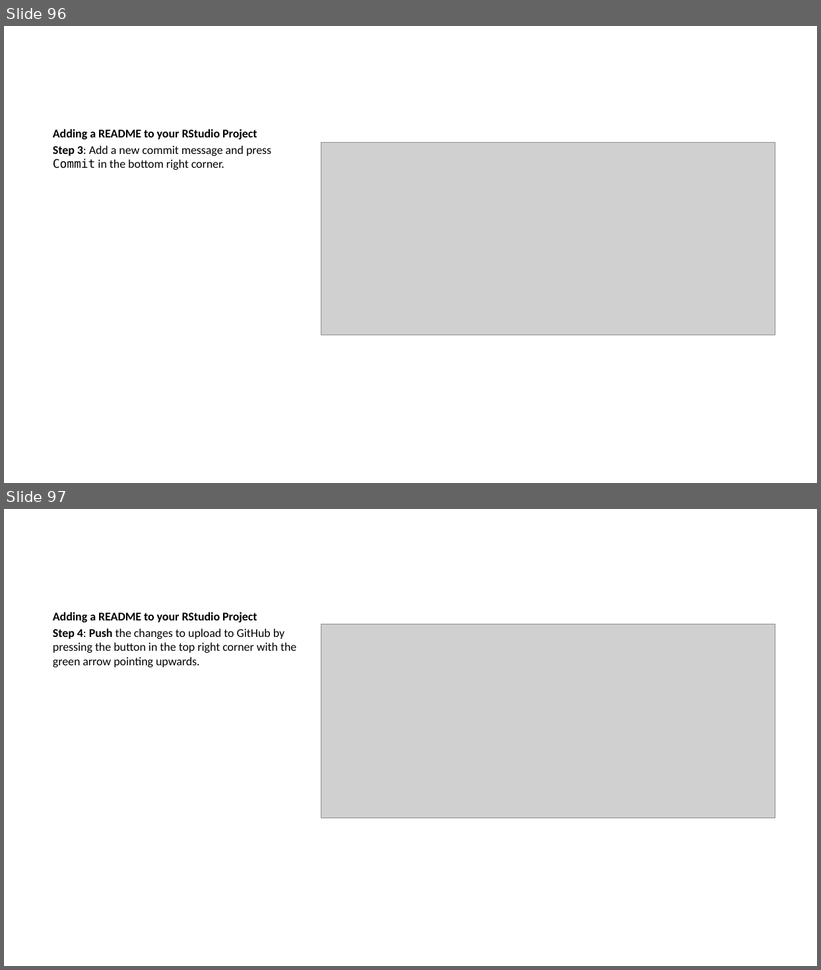
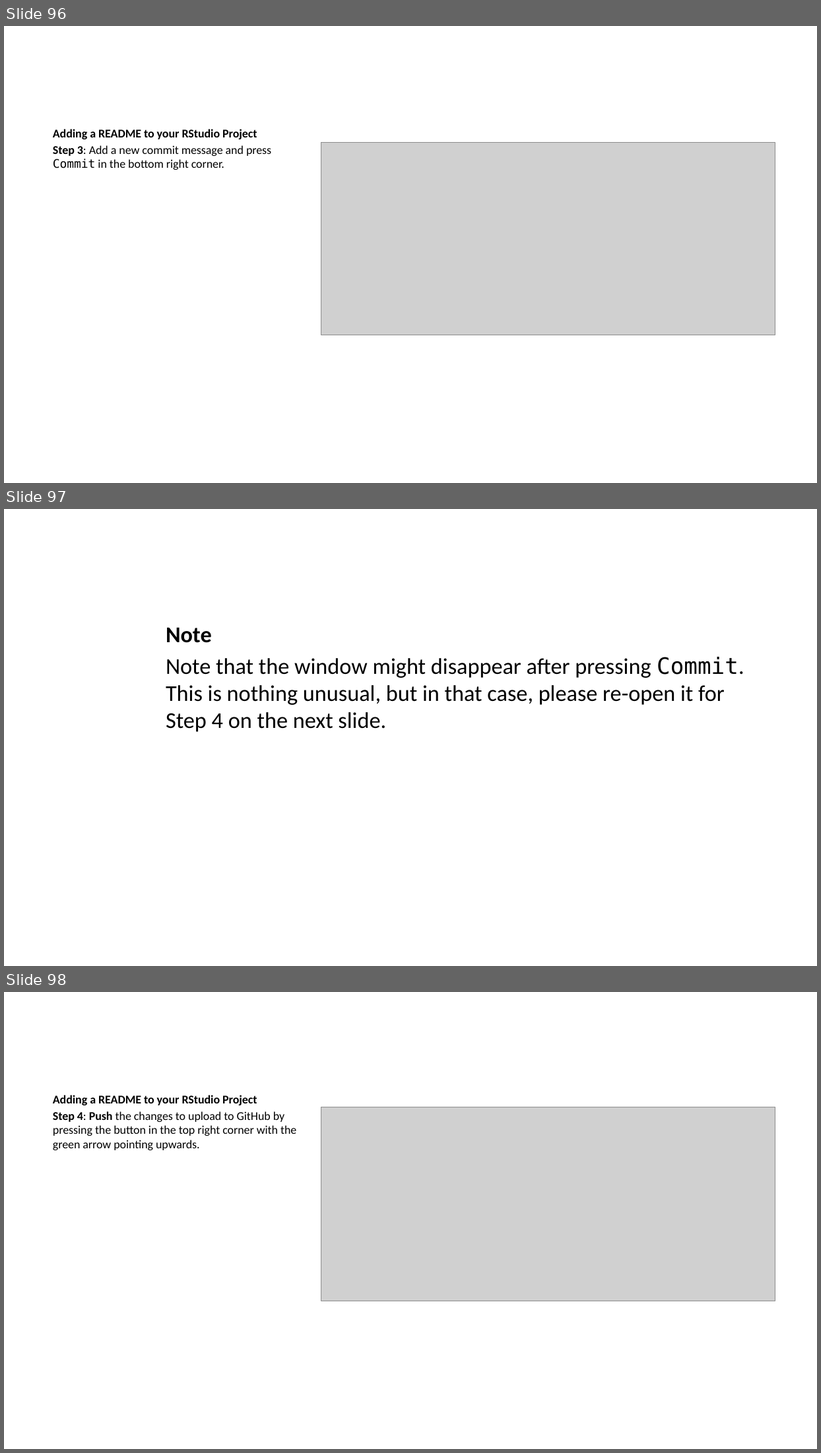
Before and after one commit to lmu-osc/train-the-trainer-student-track-OS, a slide deck: materials/OS-M3/OS-M3-S4-Git/OS-M3-S4-Git-slides.pptx. Shown one above the other, each under a label of ours: slides 96 and 97 before the commit, slides 96, 97 and 98 after it. The pictures are 821x970 and 821x1453 pixels, drawn with LibreOffice and Linux fonts; fonts in the diff are those of the drawing; grey boxes stand for pictures. Boxes give left, top, right and bottom in pixels: in the first picture for what was removed or moved away, otherwise in the second. Text is boxed around its words. In the diff, an @@ line names an element or a change of style, - is before the commit and + after.

```diff
--- a/materials/OS-M3/OS-M3-S4-Git/OS-M3-S4-Git-slides.pptx
+++ b/materials/OS-M3/OS-M3-S4-Git/OS-M3-S4-Git-slides.pptx
@@ slide 97 added at (x1=4, y1=509, x2=817, y2=966), background #FFFFFF @@
@@ text added at (x1=166, y1=627, x2=745, y2=732), 20 pt, text #000000 @@
+Note
+Note that the window might disappear after pressing Commit. This is nothing unusual, but in that case, please re-open it for Step 4 on the next slide.
@@ what was slide 97 is now slide 98 @@
```
Also in this commit, not shown: 3 other slides added, 1 slide removed, 41 other files.
